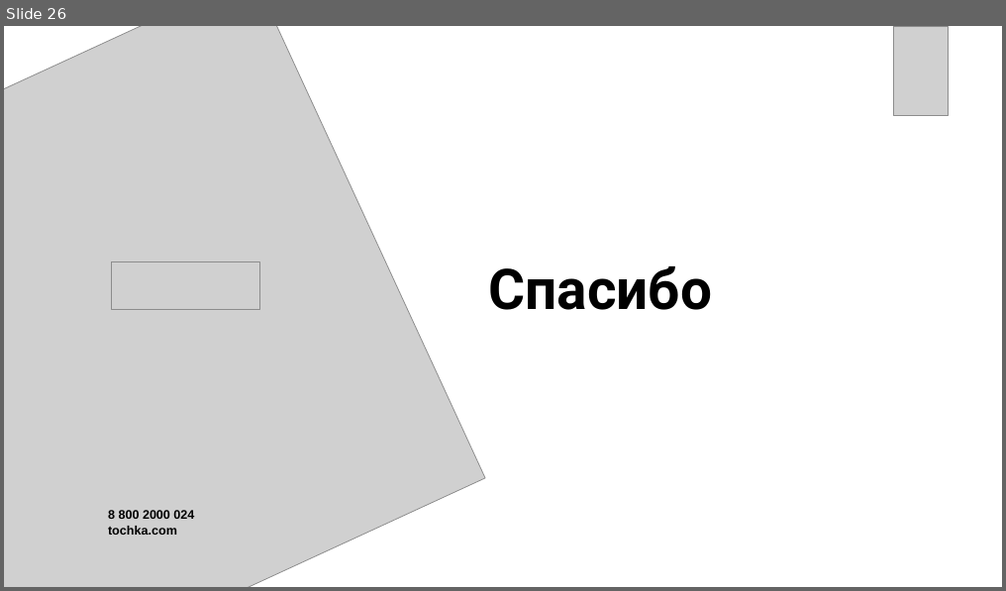
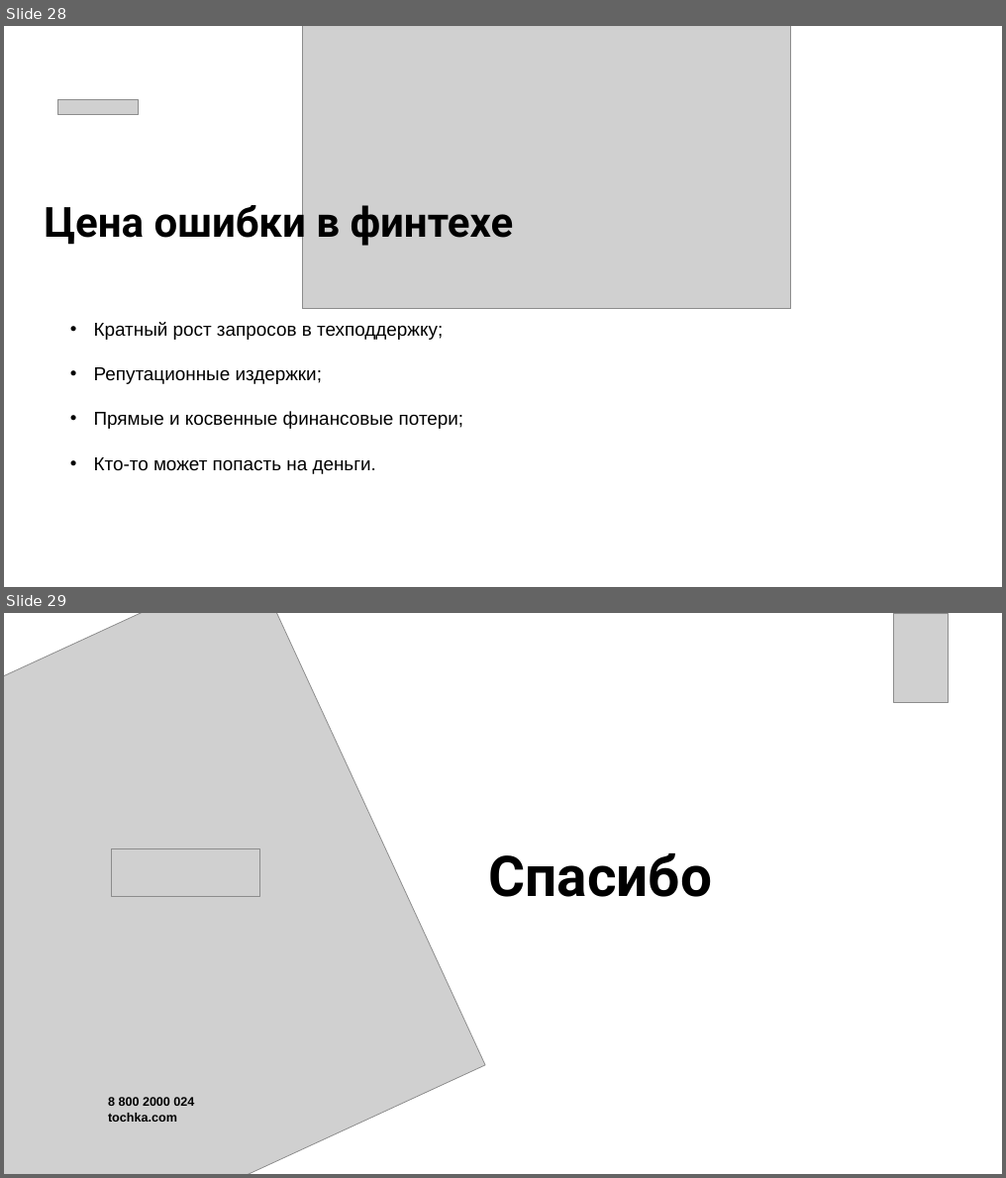
Before and after one commit to Serganbus/devfest, a slide deck: Презентация.pptx. Shown one above the other, each under a label of ours: slide 26 before the commit, slides 28 and 29 after it. The pictures are 1006x591 and 1006x1178 pixels, drawn with LibreOffice and Linux fonts; fonts in the diff are those of the drawing; grey boxes stand for pictures. Boxes give left, top, right and bottom in pixels: in the first picture for what was removed or moved away, otherwise in the second. Text is boxed around its words. In the diff, an @@ line names an element or a change of style, - is before the commit and + after.

```diff
--- a/Презентация.pptx
+++ b/Презентация.pptx
@@ slide 28 added at box(4, 26, 1002, 587), background #FFFFFF @@
@@ picture added at box(302, 26, 791, 309) @@
@@ picture added at box(57, 99, 138, 115) @@
@@ text added at box(44, 199, 514, 248), 40 pt, text #000000, bold @@
+Цена ошибки в финтехе
@@ text added at box(94, 322, 464, 474), 18 pt, text #000000 @@
+• Кратный рост запросов в техподдержку;
+• Репутационные издержки;
+• Прямые и косвенные финансовые потери;
+• Кто-то может попасть на деньги.
@@ what was slide 26 is now slide 29 @@
```
Also in this commit, not shown: 2 slides changed, 3 other slides added, 1 slide removed, 2 other files.
